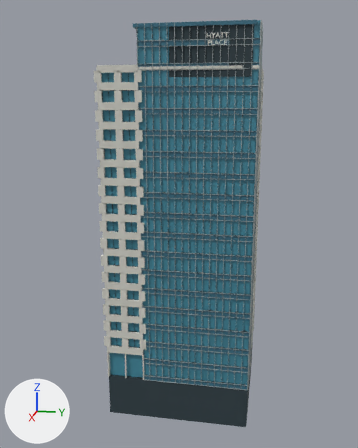
Two versions of the Blender file godot/tools/blender/authored/hyatt_place.blend, one commit apart.
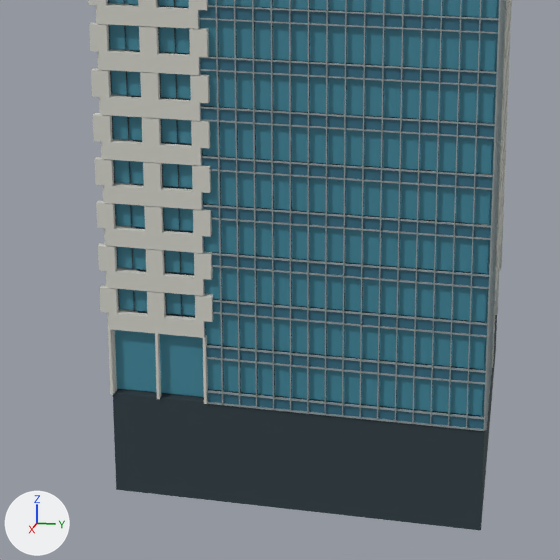
Each version appears first whole from a 50 mm camera at (96.0, 17.3, 52.0) aimed at (0.9, -1.8, 28.2), and next in a close-up on the part from 19% to 77% of the width and 51% to 98% of the height. The lights are fixed; the arrows at lower left show +X, +Y and +Z. The older version's two pictures come first.

Names of what the first close-up shows: 'Blue curtain wall spandrels', 'Dark recessed interior and window frames', 'Pale punched-window wings', 'Separate blue opaque glazing', 'Slender projecting aluminum frames'.
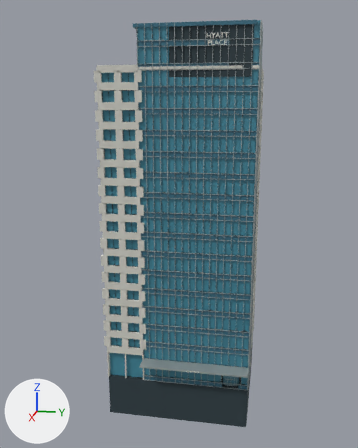
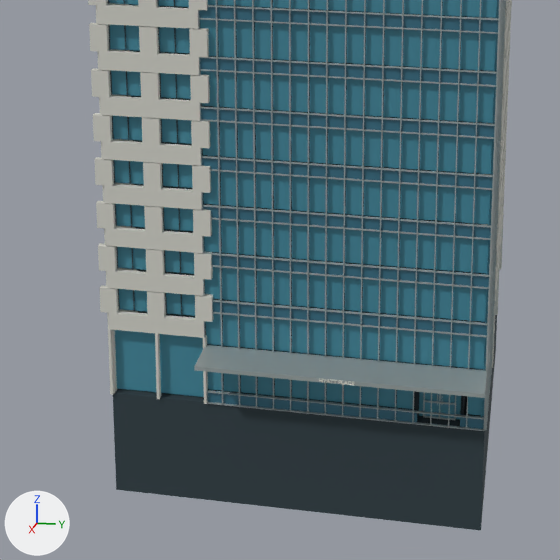
What the commit changed:
me_higher_glass_tower_roof is used by ob_blue_curtain_wall_spandrels; location (0.0, 0.0, 0.0).
me_higher_glass_tower_roof had 296 vertices, 222 faces and spanned x 3.0..13.0, y -7.0..13.6, z 0.0..64.4.
me_higher_glass_tower_roof now has 304 vertices, 228 faces and spans x 3.0..13.0, y -7.0..13.6, z 0.0..64.4.
Part 1, on me_higher_glass_tower_roof:
4 faces are deleted.
8 vertices are added at x 12.5..12.6, y 8.9..11.9, z 0.0..0.9.
10 new faces join them.
me_wing_separate_inset_window is used by ob_separate_blue_opaque_glazing; location (0.0, 0.0, 0.0).
me_wing_separate_inset_window had 4224 vertices, 3168 faces and spanned x -12.9..12.7, y -13.2..13.6, z 0.1..64.4.
me_wing_separate_inset_window now has 4208 vertices, 3156 faces and spans x -12.9..12.7, y -13.2..13.6, z 0.0..64.4.
me_wing_separate_inset_window part 2: the loose piece of 8 vertices spanning x 12.4, y 9.9..11.1, z 0.9..3.5 is scaled about its middle by (1.41, 2.48, 1.2), then moved by (-0.7, -0.1, -0.6).
me_wing_separate_inset_window part 3: the loose piece of 8 vertices spanning x 12.4..12.5, y 8.7..9.8, z 0.9..3.5 is deleted.
me_wing_separate_inset_window part 4: the loose piece of 8 vertices spanning x 12.4, y 11.1..12.3, z 0.9..3.5 is deleted.
me_continuous_curtain_wall_mullion is used by ob_slender_projecting_aluminum_frames; location (0.0, 0.0, 0.0).
me_continuous_curtain_wall_mullion had 776 vertices, 582 faces and spanned x 4.0..13.1, y -6.3..13.8, z 0.0..64.4.
me_continuous_curtain_wall_mullion now has 848 vertices, 636 faces and spans x 4.0..15.9, y -6.3..13.8, z 0.0..64.4.
me_continuous_curtain_wall_mullion part 5: the loose piece of 8 vertices spanning x 12.5..13.1, y -6.3..13.6, z 0.0 is copied, and the copy is scaled about its middle by (0.244, 0.111, 1.15), then moved by (-0.9, 6.7, 0.1); it spans x 11.8..12.0, y 9.3..11.5, z 0.1.
me_continuous_curtain_wall_mullion part 6: the loose piece of 8 vertices spanning x 12.5..13.1, y -6.3..13.6, z 0.9 is copied, and the copy is scaled about its middle by (0.244, 0.111, 1.15), then moved by (-0.9, 6.7, 0.4); it spans x 11.8..12.0, y 9.3..11.5, z 1.3.
me_continuous_curtain_wall_mullion part 7: 8 vertices added at x 12.6..15.9, y -6.3..13.7, z 4.2..4.5.
Other edits to the shape of me_continuous_curtain_wall_mullion do not show in these pictures.

Location of each change, [x1, y1, x2, y2] in pixels of the close-ups (560 x 560 px; the box of a moved part takes in the faces that stretch with it):
'Separate blue opaque glazing', reshaped
    before: [109, 0, 499, 417]
    after: [109, 0, 499, 420]
'Slender projecting aluminum frames', reshaped
    before: [198, 0, 506, 431]
    after: [194, 0, 506, 431]
part 1 of me_higher_glass_tower_roof, cut back
    both: [207, 390, 483, 429]
part 2 of me_wing_separate_inset_window, moved or reshaped
    before: [432, 380, 449, 412]
    after: [419, 392, 461, 420]
part 3 of me_wing_separate_inset_window, deleted (cyan)
    before: [414, 378, 431, 411]
part 4 of me_wing_separate_inset_window, deleted (cyan)
    before: [450, 382, 468, 414]
part 5 of me_continuous_curtain_wall_mullion, added
    after: [424, 415, 454, 420]
part 6 of me_continuous_curtain_wall_mullion, added
    after: [425, 400, 455, 405]
part 7 of me_continuous_curtain_wall_mullion, added
    after: [194, 347, 487, 398]
